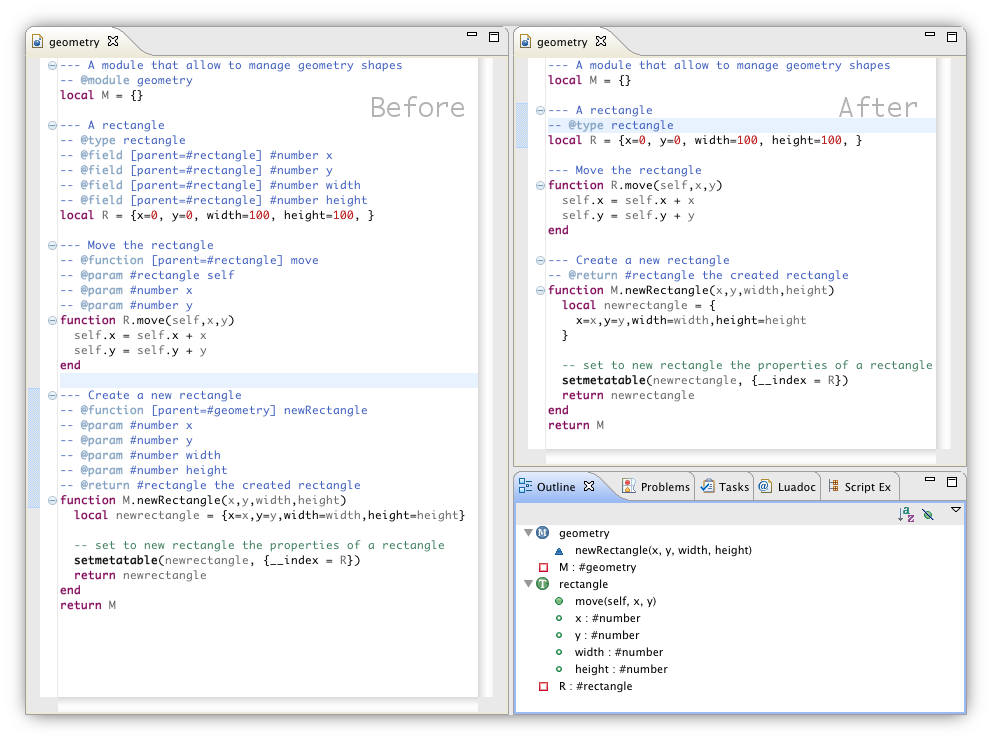
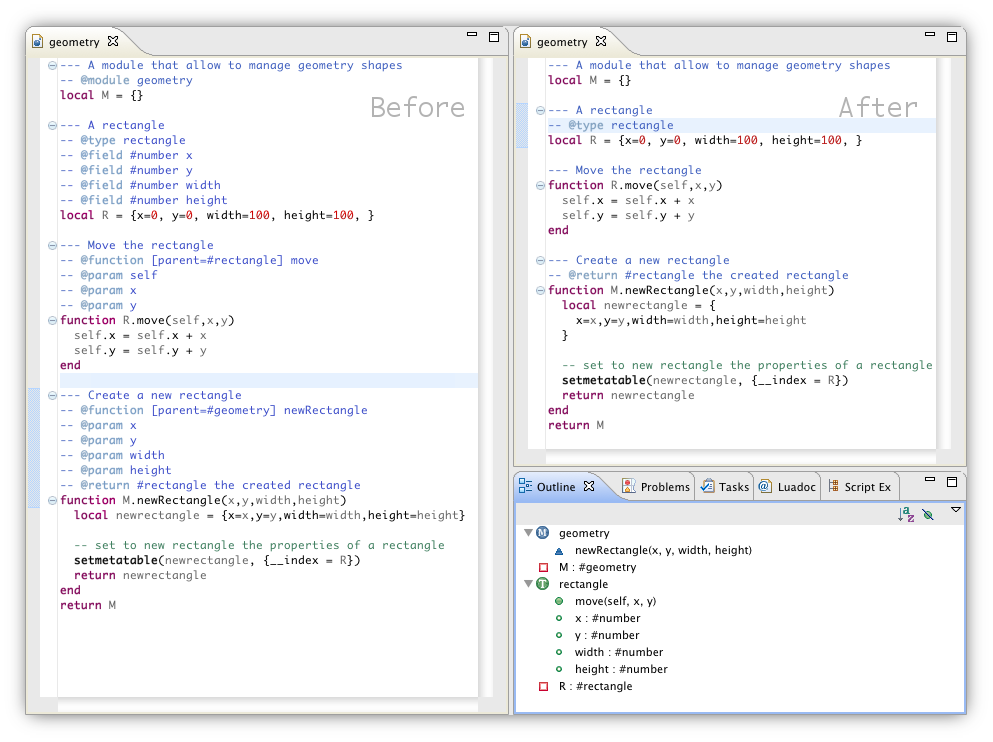
Comparing the layer stacks of the two (993, 742) images. Changes:
painted on "Calque Copié" over [68, 120, 435, 516]
